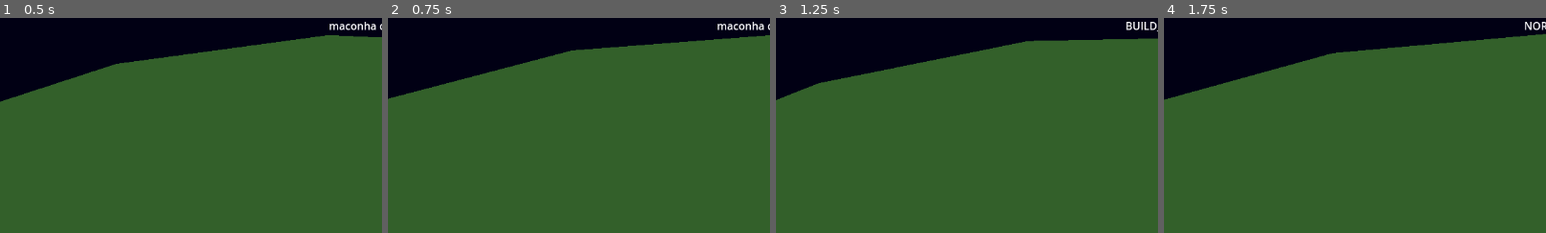
Above: before the commit, frames 1-4 (left to right).
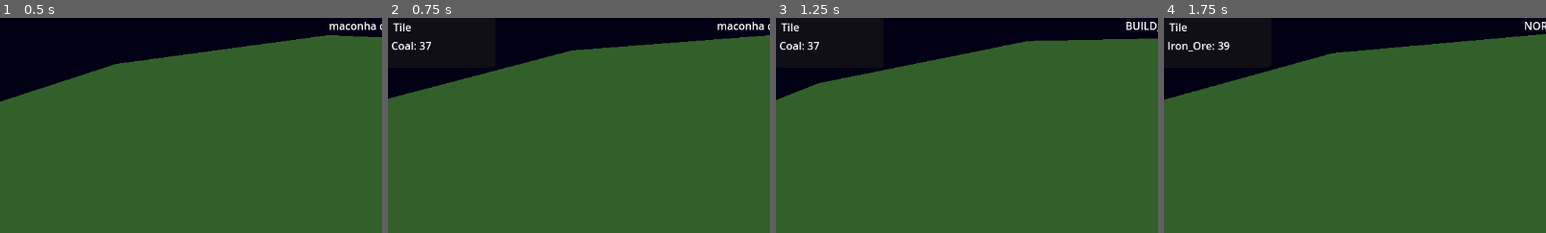
Above: after the commit, the same moments.

Repository: Hotdogomaster/No-Space-Left
Game: Godot game, scene res://Scenes/Main/main.tscn
Same seed, same stepped clock (60 frames per second), same inputs: the game is played once before the commit and once after it.
Inputs (mouse positions are % of the whole screen's width and height, from its top left):
- Up to frame 1 (0.5 s): no input
- Up to frame 2 (0.75 s): tap Enter at 0.5 s; move the mouse to (72, 45) at 0.52 s; press the mouse at (72, 45) at 0.53 s; hold D (Rotate_right) from 0.53 s (still down)
- Up to frame 3 (1.25 s): keep holding D (Rotate_right); tap Q at 0.8 s
- Up to frame 4 (1.75 s): tap Space at 1.25 s; move the mouse to (30, 55) at 1.27 s; release D (Rotate_right) at 1.28 s; release the mouse at (30, 55) at 1.28 s; hold A (Rotate_left) from 1.28 s (still down); tap Q at 1.35 s; click (30, 55) at 1.55 s
The pictures show only the part of the screen within x 0-50%, y 0-50%; the shares and areas given below are measured in that part.

Frame 1 is identical in both runs. In frame 2, 0.4% of the frame differs, in the area x 1-12%, y 2-16%; in frame 3, 0.4%; in frame 4, 0.5%, in the area x 1-18%, y 2-16%.

Commit message:
Tile Proprities Interface Added
Adicionei a interface para ver o Tile, fiz uma mudança na drill para minerar o ore embaixo dela. E fiz um leve balanceamento na geração de minerios.

Diff:
--- a/Scenes/Main/main.tscn
+++ b/Scenes/Main/main.tscn
@@ -8,8 +8,9 @@
 [ext_resource type="Resource" uid="uid://dxsil1h3nvnh1" path="res://Scenes/Items/Coal.tres" id="4_wgjps"]
 [ext_resource type="Resource" uid="uid://m2r3s1a7w7l5" path="res://Scenes/Items/Iron_Ore.tres" id="5_hp7hw"]
 [ext_resource type="Script" path="res://Scripts/GUI/Proprieties_Panel.gd" id="5_vu5jp"]
-[ext_resource type="Script" path="res://Scenes/Main/Mode_Label_Script.gd" id="6_irovj"]
-[ext_resource type="Script" path="res://Scenes/Main/construction_selected_label.gd" id="7_vke22"]
+[ext_resource type="Script" path="res://Scripts/GUI/Mode_Label_Script.gd" id="6_irovj"]
+[ext_resource type="Script" path="res://Scripts/GUI/construction_selected_label.gd" id="7_vke22"]
+[ext_resource type="Script" path="res://Scripts/GUI/tile_proprieties.gd" id="11_hhewk"]
 
 [sub_resource type="Resource" id="Resource_nwcqo"]
 script = ExtResource("2_r0c7n")
@@ -66,7 +67,7 @@
 [node name="Proprieties" type="Panel" parent="CanvasLayer/Control" node_paths=PackedStringArray("name_label", "inventory_label", "offset_label", "offset_button")]
 visible = false
 layout_mode = 0
-offset_right = 199.0
+offset_right = 200.0
 offset_bottom = 242.0
 script = ExtResource("5_vu5jp")
 name_label = NodePath("Name")
@@ -121,9 +122,33 @@
 offset_bottom = 23.0
 script = ExtResource("7_vke22")
 
+[node name="Tile Proprieties" type="Panel" parent="CanvasLayer/Control" node_paths=PackedStringArray("ore_label")]
+visible = false
+layout_mode = 0
+offset_right = 162.0
+offset_bottom = 75.0
+script = ExtResource("11_hhewk")
+ore_label = NodePath("Ores")
+
+[node name="Tile_Title" type="Label" parent="CanvasLayer/Control/Tile Proprieties"]
+layout_mode = 0
+offset_left = 8.0
+offset_top = 2.0
+offset_right = 48.0
+offset_bottom = 25.0
+text = "Tile"
+
+[node name="Ores" type="Label" parent="CanvasLayer/Control/Tile Proprieties"]
+layout_mode = 0
+offset_left = 5.0
+offset_top = 30.0
+offset_right = 133.0
+offset_bottom = 53.0
+
 [connection signal="construction_selected" from="." to="CanvasLayer/Control/Construction_Selected" method="_on_main_construction_selected"]
 [connection signal="get_config" from="." to="." method="_on_get_config"]
 [connection signal="get_config" from="." to="CanvasLayer/Control/Proprieties" method="_on_main_get_config"]
+[connection signal="get_config" from="." to="CanvasLayer/Control/Tile Proprieties" method="_on_main_get_config"]
 [connection signal="mode_changed" from="." to="CanvasLayer/Control/Mode_Label" method="_on_main_mode_changed"]
 [connection signal="mouse_entered" from="CanvasLayer/Control/Proprieties/Button" to="." method="_on_button_mouse_entered"]
 [connection signal="mouse_exited" from="CanvasLayer/Control/Proprieties/Button" to="." method="_on_button_mouse_exited"]
--- a/Scenes/Structures/drill.tscn
+++ b/Scenes/Structures/drill.tscn
@@ -1,7 +1,6 @@
-[gd_scene load_steps=6 format=3 uid="uid://baop332fu5apb"]
+[gd_scene load_steps=5 format=3 uid="uid://baop332fu5apb"]
 
 [ext_resource type="Script" path="res://Scripts/Objects/Structures/Basic_Drill.gd" id="1_ppmbp"]
-[ext_resource type="Resource" uid="uid://m2r3s1a7w7l5" path="res://Scenes/Items/Iron_Ore.tres" id="2_b3fh1"]
 [ext_resource type="Script" path="res://Scripts/Resources/Modules/Modules.gd" id="3_vqx52"]
 [ext_resource type="Script" path="res://Scripts/Resources/Modules/Inventory.gd" id="4_wde77"]
 
@@ -12,9 +11,7 @@
 
 [node name="Drill" type="Node2D"]
 script = ExtResource("1_ppmbp")
-item_to_mine = ExtResource("2_b3fh1")
 mine_time = 2
-mine_amount = 2
 Sname = "Drill"
 item_transfer_rate = 2
 accepts_input = false
--- a/Scenes/Structures/furnace.tscn
+++ b/Scenes/Structures/furnace.tscn
@@ -2,7 +2,7 @@
 
 [ext_resource type="Script" path="res://Scripts/Objects/Structures/Furnace.gd" id="1_04r8f"]
 [ext_resource type="Script" path="res://Scripts/Resources/Recipe.gd" id="2_vhalq"]
-[ext_resource type="Resource" uid="uid://sryyokn4qa8d" path="res://Scenes/Recipes/Iron_bar_furnace_test.tres" id="3_vybu0"]
+[ext_resource type="Resource" uid="uid://c6rdbh1y4skcc" path="res://Scenes/Recipes/Iron_bar_furnace.tres" id="3_wc6ab"]
 [ext_resource type="Script" path="res://Scripts/Resources/Modules/Modules.gd" id="4_0hqb6"]
 [ext_resource type="Script" path="res://Scripts/Resources/Modules/Inventory.gd" id="5_a3dgg"]
 
@@ -13,7 +13,7 @@
 
 [node name="Furnace" type="Node2D"]
 script = ExtResource("1_04r8f")
-recipes = Array[ExtResource("2_vhalq")]([ExtResource("3_vybu0")])
+recipes = Array[ExtResource("2_vhalq")]([ExtResource("3_wc6ab")])
 Sname = "Basic Furnace"
 item_transfer_rate = 2
 modules = Array[ExtResource("4_0hqb6")]([SubResource("Resource_fq7tp")])
--- a/Scripts/GUI/Proprieties_Panel.gd
+++ b/Scripts/GUI/Proprieties_Panel.gd
@@ -13,9 +13,10 @@
 
 	pass
 
-func _on_main_get_config(structure: Structure) -> void:
+func _on_main_get_config(tile, structure) -> void:
 	selec_struct = structure
-
+	if structure == null:
+		visible = false
 
 func set_labels():
 	if selec_struct == null:
--- /dev/null
+++ b/Scripts/GUI/tile_proprieties.gd
@@ -0,0 +1,37 @@
+extends Panel
+
+var selec_tile = null
+
+@export var ore_label: Label
+
+# Called when the node enters the scene tree for the first time.
+func _ready() -> void:
+	pass # Replace with function body.
+
+
+# Called every frame. 'delta' is the elapsed time since the previous frame.
+func _process(delta: float) -> void:
+	if selec_tile != null:
+		set_labels()
+	pass
+
+
+func _on_main_get_config(tile: Variant, structure) -> void:
+	selec_tile = tile
+	if selec_tile != null:
+		visible = true
+		if selec_tile.structure != null:
+			position.x = 205
+		else:
+			position.x = 0
+	else:
+		visible = false
+		position.x = 0
+
+	pass # Replace with function body.
+
+func set_labels():
+	if selec_tile.ore == null:
+		ore_label.text = "No ores in this tile."
+		return
+	ore_label.text = str(selec_tile.ore.name) + ": " + str(selec_tile.ore_rich)
--- a/Scripts/Objects/Structures/Basic_Drill.gd
+++ b/Scripts/Objects/Structures/Basic_Drill.gd
@@ -1,24 +1,28 @@
 extends Structure
 class_name Drill
 
-@export var item_to_mine: Item
+var item_to_mine: Item
 @export var mine_time:int = 1
-@export var mine_amount:int = 1
+var mine_amount:int = 1
 var progress: int = 0
 
 func _ready() -> void:
-	#get_inventory().add_item(item_to_mine, 1)
-	pass
+
+	item_to_mine = planet.get_tile(struct_position).ore
+	mine_amount = round(float(planet.get_tile(struct_position).ore_rich)*5.0/100.0)
+
+
 
 func _get_ticked():
+	if item_to_mine == null:
+		return
+
 	progress += 1
 	var inv: Inventory = get_inventory()
 	if progress >= mine_time:
 
 		if inv.can_receive(item_to_mine, mine_amount, true):
 			inv.add_item(item_to_mine, mine_amount)
-			print("minerei!")
-			print(inv.contents)
 
 		progress = 0
 
--- a/Scripts/Objects/main.gd
+++ b/Scripts/Objects/main.gd
@@ -5,7 +5,7 @@
 var structure_construction: Array = ["res://Scenes/Structures/drill.tscn", "res://Scenes/Structures/furnace.tscn", "res://Scenes/Structures/pipe.tscn"]
 var structure_selected: PackedScene
 
-signal get_config(structure)
+signal get_config(tile, structure: Structure)
 signal mode_changed(mode: String)
 signal construction_selected(structure_name: String)
 
@@ -64,9 +64,9 @@
 
 func try_get_config():
 	if get_tile_from_mouse().y != 5:
-		get_config.emit(planet.planet.get_structure(get_tile_from_mouse()))
+		get_config.emit(planet.planet.get_tile(get_tile_from_mouse()), planet.planet.get_structure(get_tile_from_mouse()))
 	else:
-		get_config.emit(null)
+		get_config.emit(null, null)
 
 func try_construct():
 	if get_tile_from_mouse().y != 5:
@@ -161,7 +161,7 @@
 		mode_changed.emit(modes[0])
 		if selected_mode == modes[0]:
 			select_structure(0)
-			get_config.emit(null)
+			get_config.emit(null, null)
 		return
 	mode_changed.emit(mode)
 	selected_mode = mode
@@ -222,6 +222,7 @@
 	by_button = false
 
 
-func _on_get_config(structure: Variant) -> void:
+func _on_get_config(tile, structure:Structure) -> void:
+	print("Tile:", tile)
 	structure_config = structure
 	output_index = 0
--- a/Scripts/Resources/Planet.gd
+++ b/Scripts/Resources/Planet.gd
@@ -36,8 +36,8 @@
 	var noise_dist = FastNoiseLite.new()
 	var noise_rich = FastNoiseLite.new()
 
-	noise_rich.frequency = 0.8
-	noise_rich.fractal_octaves = 3
+	noise_rich.frequency = 0.6
+	noise_rich.fractal_octaves = 2
 
 	noise_dist.frequency = 0.54
 	noise_dist.fractal_octaves = 1
Not shown: 1 places in Scenes/Main/main.tscn that only renumber resources
Renamed: Scenes/Main/Mode_Label_Script.gd -> Scripts/GUI/Mode_Label_Script.gd
Renamed: Scenes/Main/construction_selected_label.gd -> Scripts/GUI/construction_selected_label.gd
